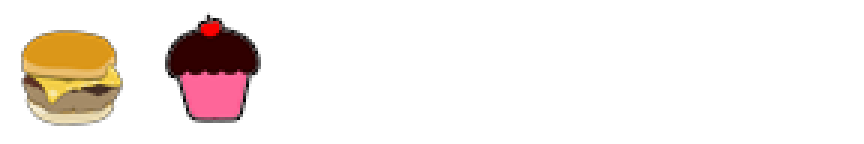
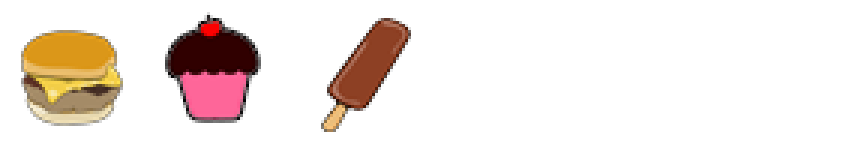
Before/after of a w=864, h=144 layered artwork. What changed in the layer stack:
added layer "Ebene 7" above "Ebene 5" over [321, 18, 411, 132]
